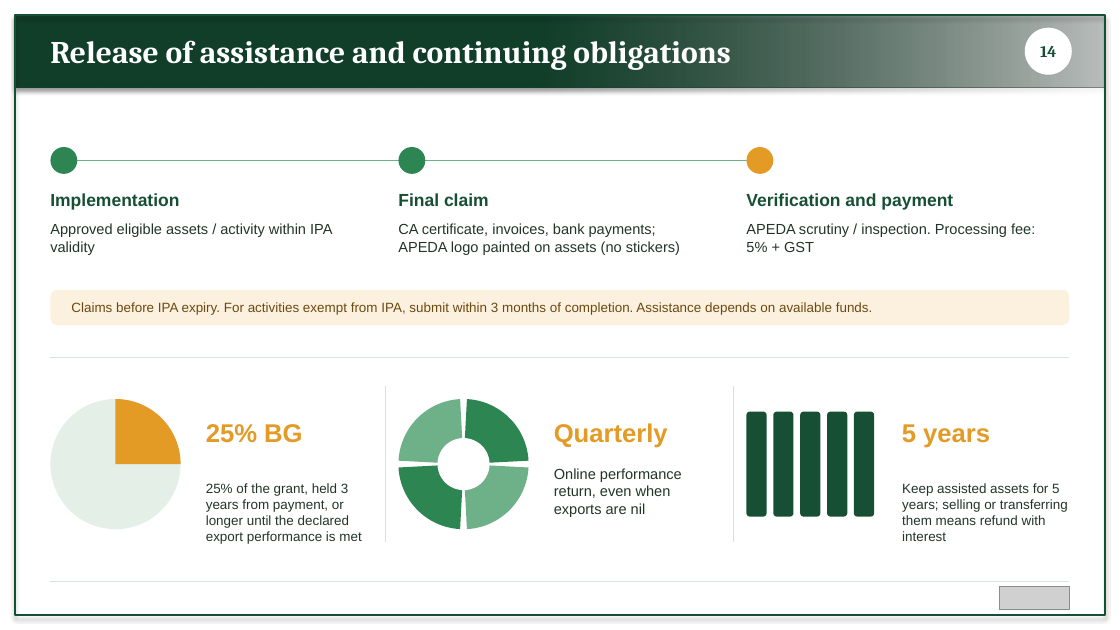
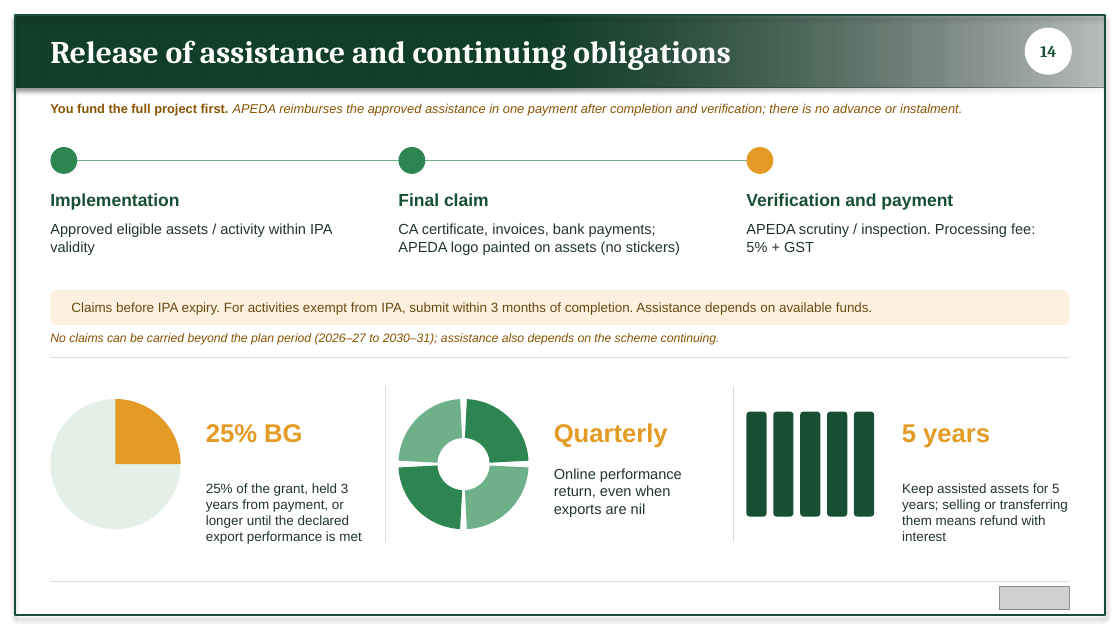
Before and after one commit to BantheFox012/FM, a slide deck: slide 14 of APEDA_BKNY.pptx. Drawn at 1120x630 pixels with LibreOffice and Linux fonts; fonts in the diff are those of the drawing; grey boxes stand for pictures. Boxes give left, top, right and bottom in pixels: in the first picture for what was removed or moved away, otherwise in the second. Text is boxed around its words. In the diff, an @@ line names an element or a change of style, - is before the commit and + after.

```diff
--- a/APEDA_BKNY.pptx
+++ b/APEDA_BKNY.pptx
@@ text added at (50, 103, 962, 116), 11 pt, text #8A5300, italic @@
+You fund the full project first. APEDA reimburses the approved assistance in one payment after completion and verification; there is no advance or instalment.
@@ text added at (50, 333, 720, 345), 10.5 pt, text #8A5300, italic @@
+No claims can be carried beyond the plan period (2026–27 to 2030–31); assistance also depends on the scheme continuing.
```
Also in this commit, not shown: 7 other slides changed.
